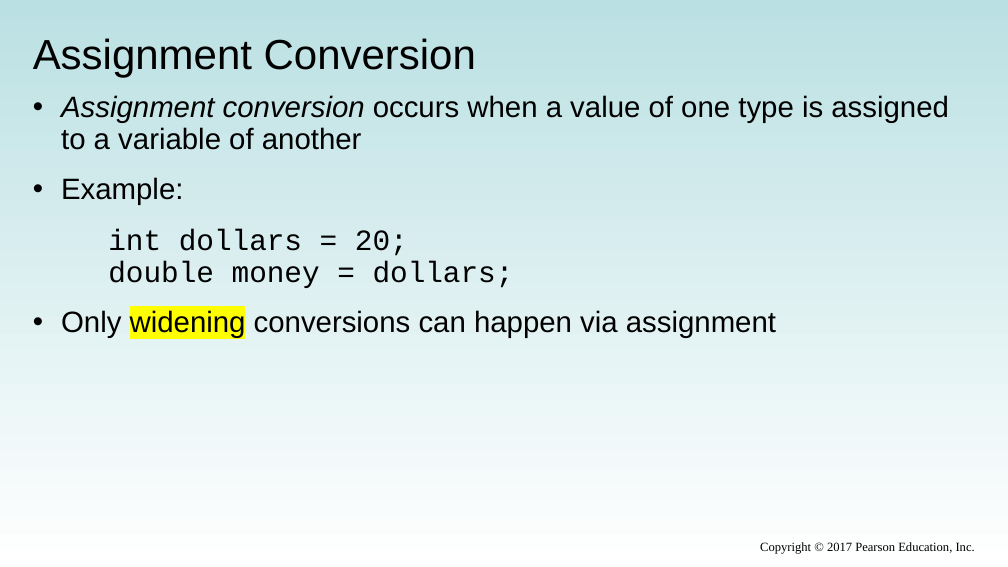
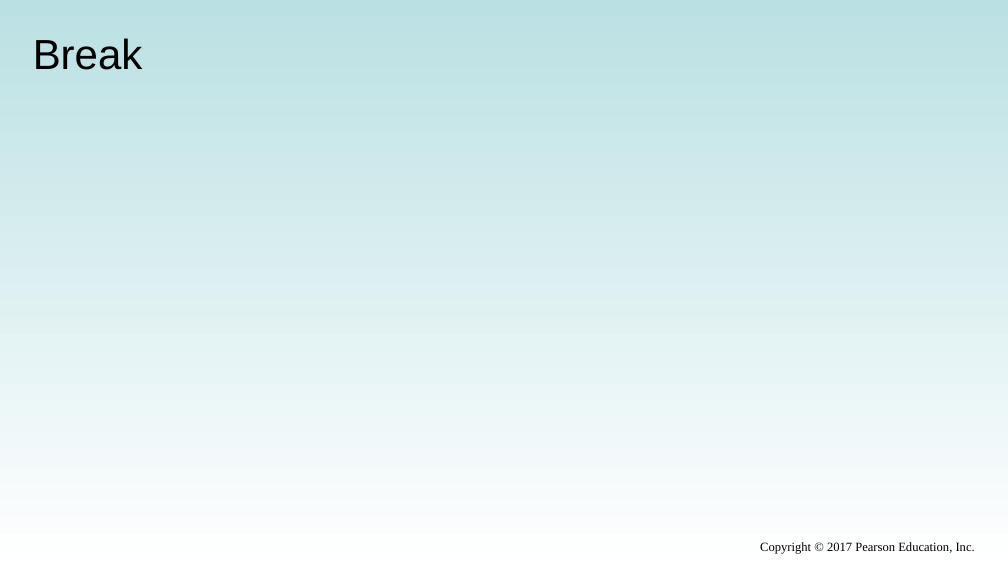
Before and after one commit to xiaoleibi/DMU26, a slide deck: slide 21 of ppt/Uge38 Datatype og expression (1).pptx (slide 46 before the commit). Drawn at 1008x567 pixels with LibreOffice and Linux fonts; fonts in the diff are those of the drawing. Boxes give left, top, right and bottom in pixels: in the first picture for what was removed or moved away, otherwise in the second. Text is boxed around its words. In the diff, an @@ line names an element or a change of style, - is before the commit and + after.

```diff
--- a/ppt/Uge38 Datatype og expression (1).pptx
+++ b/ppt/Uge38 Datatype og expression (1).pptx
@@ title at <box>33,38,143,70</box>: text changed @@
-Assignment Conversion
+Break
@@ text removed at <box>61,95,949,338</box> @@
-• Assignment conversion occurs when a value of one type is assigned to a variable of another
-• Example:
-    int dollars = 20;
-    double money = dollars;
-• Only widening conversions can happen via assignment
```
Also in this commit, not shown: 9 other slides changed, 2 slides added, 4 slides removed.
